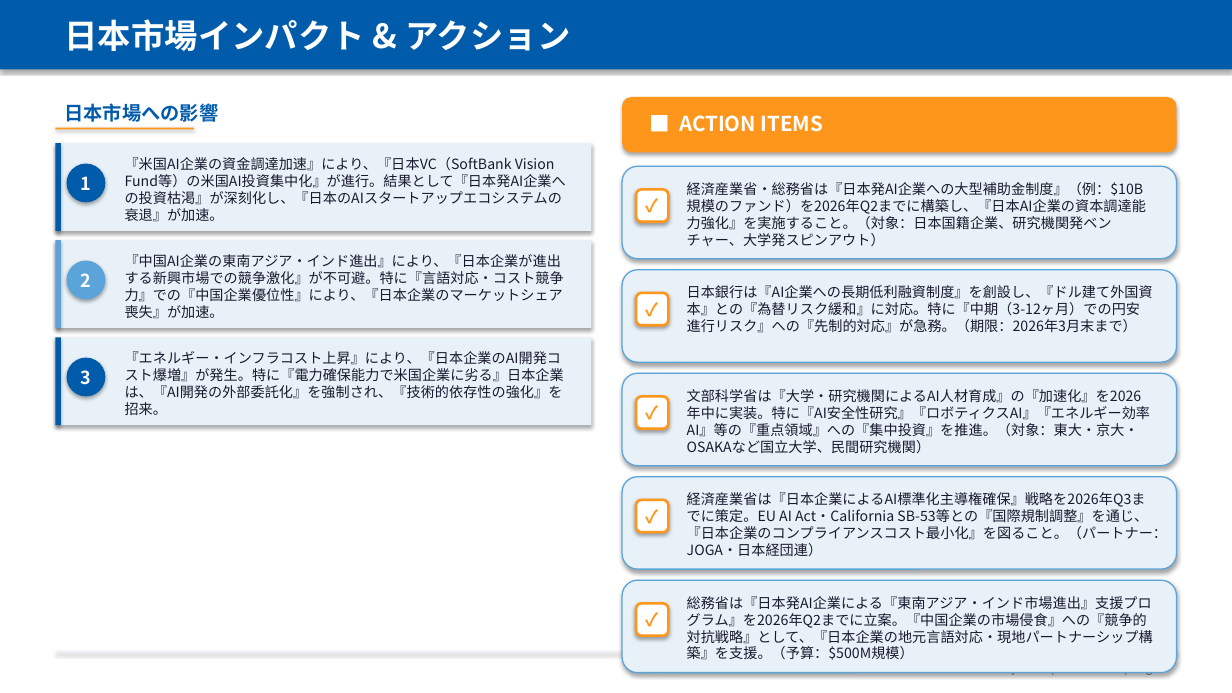
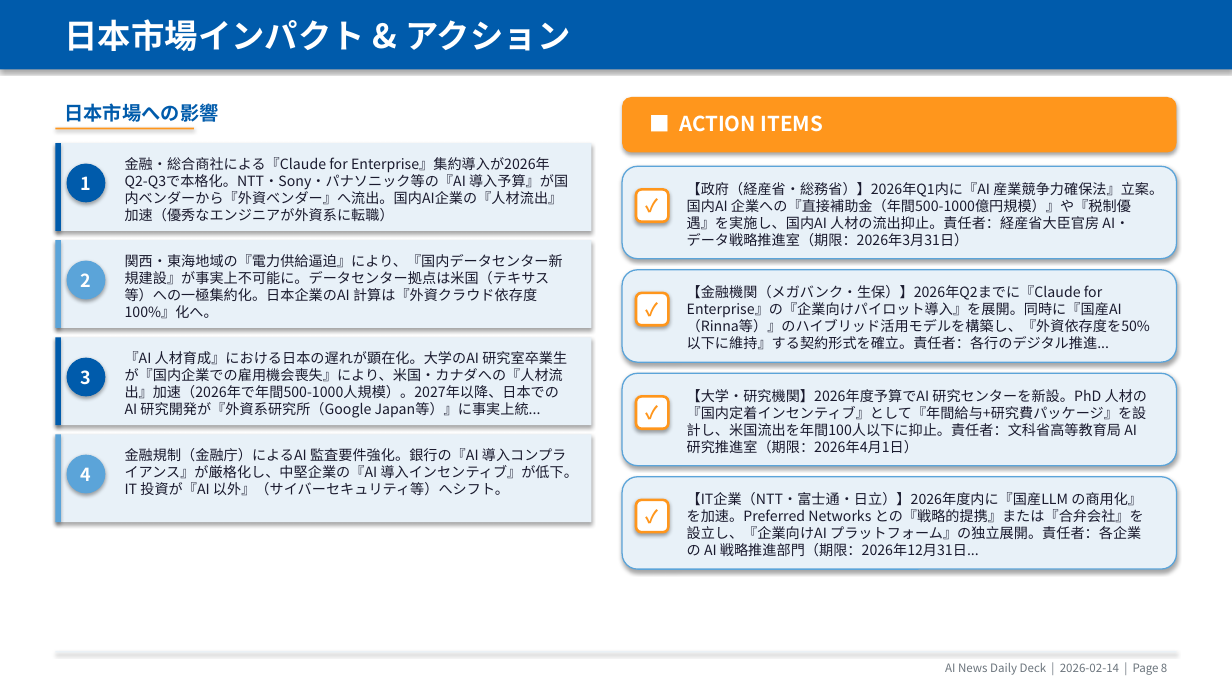
Before and after one commit to chel2311/ai-news-deck-reports, a slide deck: slide 9 of 2026-02-14/report_2026-02-14.pptx. Drawn at 1232x693 pixels with LibreOffice and Linux fonts; fonts in the diff are those of the drawing. Boxes give left, top, right and bottom in pixels: in the first picture for what was removed or moved away, otherwise in the second. Text is boxed around its words. In the diff, an @@ line names an element or a change of style, - is before the commit and + after.

```diff
--- a/2026-02-14/report_2026-02-14.pptx
+++ b/2026-02-14/report_2026-02-14.pptx
@@ text at [125, 157, 568, 221]: text changed @@
-『米国AI企業の資金調達加速』により、『日本VC（SoftBank Vision Fund等）の米国AI投資集中化』が進行。結果として『日本発AI企業への投資枯渇』が深刻化し、『日本のAIスタートアップエコシステムの衰退』が加速。
+金融・総合商社による『Claude for Enterprise』集約導入が2026年Q2-Q3で本格化。NTT・Sony・パナソニック等の『AI 導入予算』が国内ベンダーから『外資ベンダー』へ流出。国内AI企業の『人材流出』加速（優秀なエンジニアが外資系に転職）
@@ text at [687, 182, 1163, 246]: text changed @@
-経済産業省・総務省は『日本発AI企業への大型補助金制度』（例：$10B規模のファンド）を2026年Q2までに構築し、『日本AI企業の資本調達能力強化』を実施すること。（対象：日本国籍企業、研究機関発ベンチャー、大学発スピンアウト）
+【政府（経産省・総務省）】2026年Q1内に『AI 産業競争力確保法』立案。国内AI 企業への『直接補助金（年間500-1000億円規模）』や『税制優遇』を実施し、国内AI 人材の流出抑止。責任者：経産省大臣官房 AI・データ戦略推進室（期限：2026年3月31日）
@@ text at [125, 254, 563, 319]: text changed @@
-『中国AI企業の東南アジア・インド進出』により、『日本企業が進出する新興市場での競争激化』が不可避。特に『言語対応・コスト競争力』での『中国企業優位性』により、『日本企業のマーケットシェア喪失』が加速。
+関西・東海地域の『電力供給逼迫』により、『国内データセンター新規建設』が事実上不可能に。データセンター拠点は米国（テキサス等）への一極集約化。日本企業のAI 計算は『外資クラウド依存度100%』化へ。
@@ text at [687, 285, 1150, 350]: text changed @@
-日本銀行は『AI企業への長期低利融資制度』を創設し、『ドル建て外国資本』との『為替リスク緩和』に対応。特に『中期（3-12ヶ月）での円安進行リスク』への『先制的対応』が急務。（期限：2026年3月末まで）
+【金融機関（メガバンク・生保）】2026年Q2までに『Claude for Enterprise』の『企業向けパイロット導入』を展開。同時に『国産AI（Rinna等）』のハイブリッド活用モデルを構築し、『外資依存度を50%以下に維持』する契約形式を確立。責任者：各行のデジタル推進...
@@ text at [125, 351, 567, 418]: text changed @@
-『エネルギー・インフラコスト上昇』により、『日本企業のAI開発コスト爆増』が発生。特に『電力確保能力で米国企業に劣る』日本企業は、『AI開発の外部委託化』を強制され、『技術的依存性の強化』を招来。
+『AI 人材育成』における日本の遅れが顕在化。大学のAI 研究室卒業生が『国内企業での雇用機会喪失』により、米国・カナダへの『人材流出』加速（2026年で年間500-1000人規模）。2027年以降、日本でのAI 研究開発が『外資系研究所（Google Japan等）』に事実上統...
@@ text at [687, 389, 1147, 453]: text changed @@
-文部科学省は『大学・研究機関によるAI人材育成』の『加速化』を2026年中に実装。特に『AI安全性研究』『ロボティクスAI』『エネルギー効率AI』等の『重点領域』への『集中投資』を推進。（対象：東大・京大・OSAKAなど国立大学、民間研究機関）
+【大学・研究機関】2026年度予算でAI 研究センターを新設。PhD 人材の『国内定着インセンティブ』として『年間給与+研究費パッケージ』を設計し、米国流出を年間100人以下に抑止。責任者：文科省高等教育局 AI 研究推進室（期限：2026年4月1日）
@@ rectangle added at [55, 434, 592, 522], fill #E8F1F8 @@
@@ rectangle added at [55, 434, 61, 522], fill #5BA4D9 @@
@@ text added at [125, 448, 578, 496], 11 pt, text #1A1A2E @@
+金融規制（金融庁）によるAI 監査要件強化。銀行の『AI 導入コンプライアンス』が厳格化し、中堅企業の『AI 導入インセンティブ』が低下。IT 投資が『AI 以外』（サイバーセキュリティ等）へシフト。
@@ ellipse added at [67, 455, 105, 494], fill #5BA4D9 @@
@@ text added at [81, 467, 92, 481], 14 pt, text #FFFFFF, bold @@
+4
@@ text at [687, 492, 1144, 556]: text changed @@
-経済産業省は『日本企業によるAI標準化主導権確保』戦略を2026年Q3までに策定。EU AI Act・California SB-53等との『国際規制調整』を通じ、『日本企業のコンプライアンスコスト最小化』を図ること。（パートナー：JOGA・日本経団連）
+【IT企業（NTT・富士通・日立）】2026年度内に『国産LLM の商用化』を加速。Preferred Networks との『戦略的提携』または『合弁会社』を設立し、『企業向けAI プラットフォーム』の独立展開。責任者：各企業の AI 戦略推進部門（期限：2026年12月31日...
@@ rounded rectangle removed at [622, 580, 1177, 673] @@
@@ text removed at [687, 596, 1153, 660] @@
-総務省は『日本発AI企業による『東南アジア・インド市場進出』支援プログラム』を2026年Q2までに立案。『中国企業の市場侵食』への『競争的対抗戦略』として、『日本企業の地元言語対応・現地パートナーシップ構築』を支援。（予算：$500M規模）
@@ rounded rectangle removed at [636, 604, 668, 636] @@
@@ text removed at [636, 604, 668, 636] @@
-✓
```
Also in this commit, not shown: 9 other slides changed, 9 other files.
